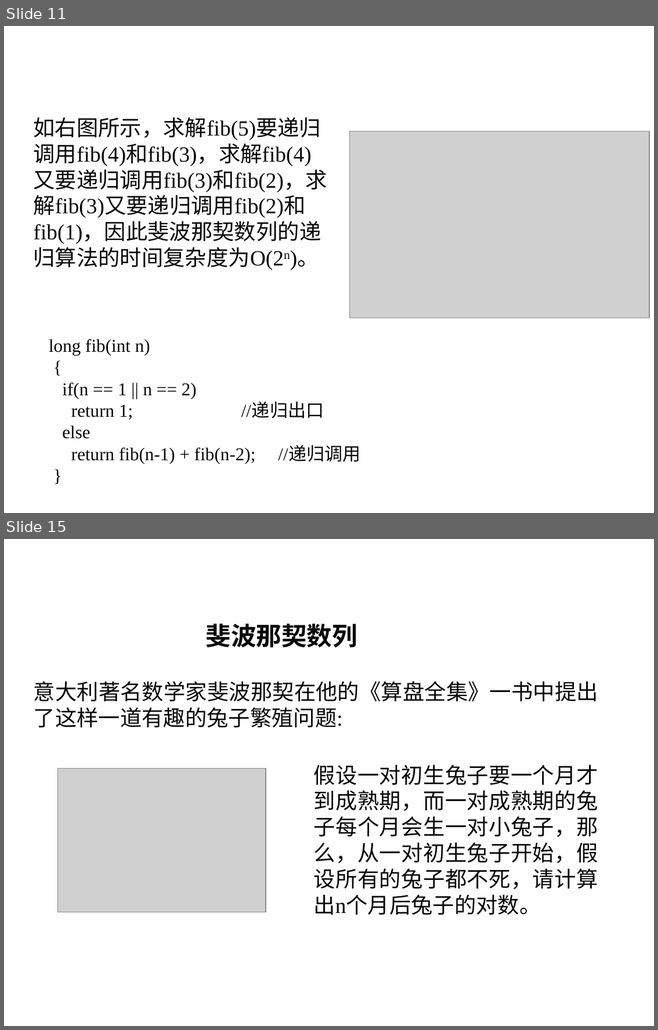
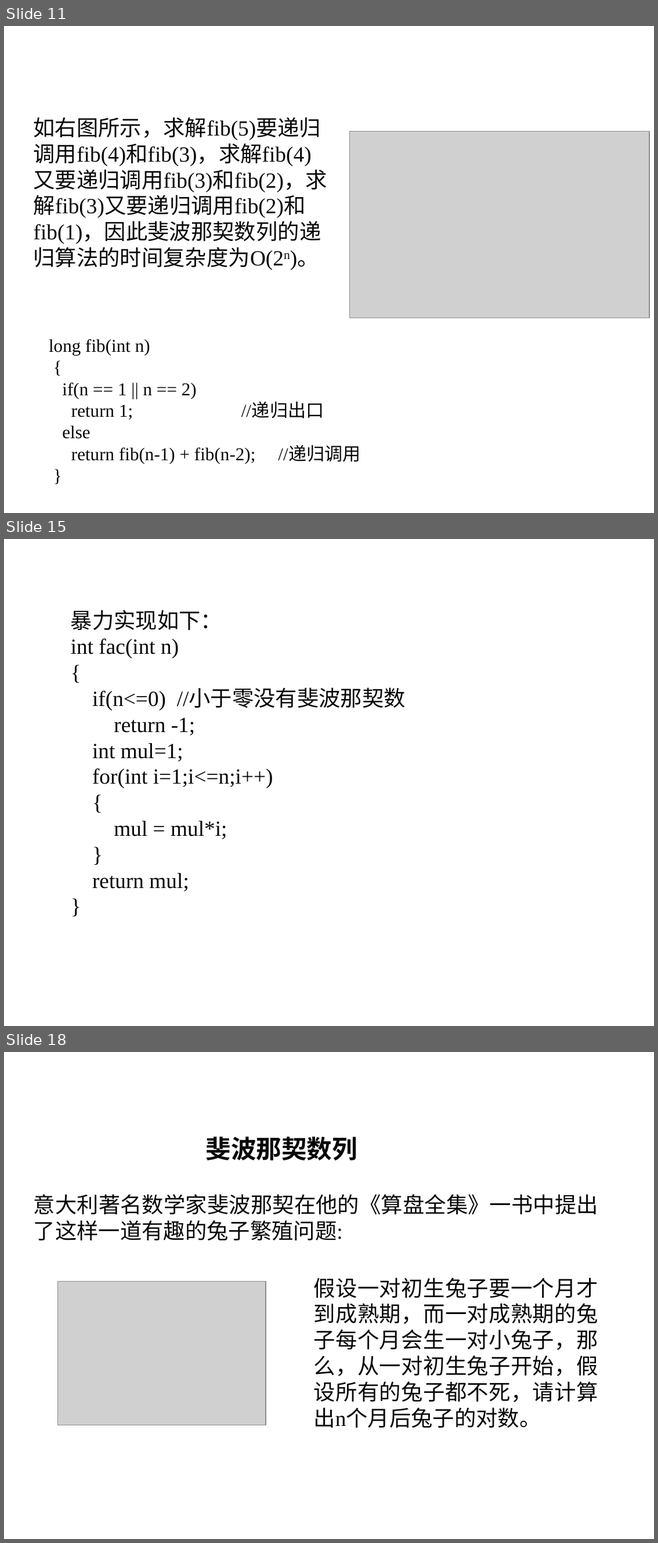
Before and after one commit to liutongling/DP, a slide deck: file/第3章 分治法计.pptx. Shown one above the other, each under a label of ours: slides 11 and 15 before the commit, slides 11, 15 and 18 after it; the slides between them are not shown. The pictures are 658x1030 and 658x1543 pixels, drawn with LibreOffice and Linux fonts; fonts in the diff are those of the drawing; grey boxes stand for pictures; background and template pictures are left out. Boxes give left, top, right and bottom in pixels: in the first picture for what was removed or moved away, otherwise in the second. Text is boxed around its words. In the diff, an @@ line names an element or a change of style, - is before the commit and + after.

```diff
--- a/file/第3章 分治法计.pptx
+++ b/file/第3章 分治法计.pptx
@@ slide 15 added at [4,539,654,1026], background #FFFFFF @@
@@ text added at [71,610,405,892], 24 pt, text #080808 @@
+暴力实现如下：
+int fac(int n)
+{
+if(n<=0) //小于零没有斐波那契数
+return -1;
+int mul=1;
+for(int i=1;i<=n;i++)
+{
+mul = mul*i;
+}
+return mul;
+}
@@ what was slide 15 is now slide 18 @@
```
Also in this commit, not shown: 4 slides changed, 2 other slides added, 2 other files.
